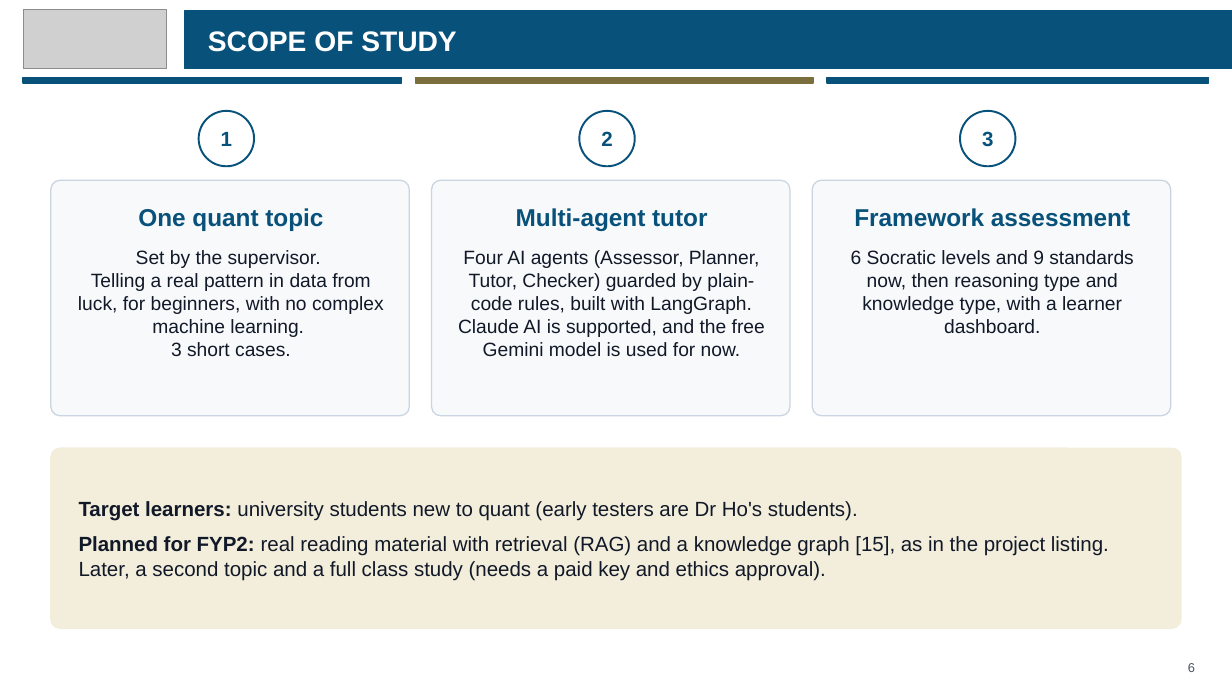
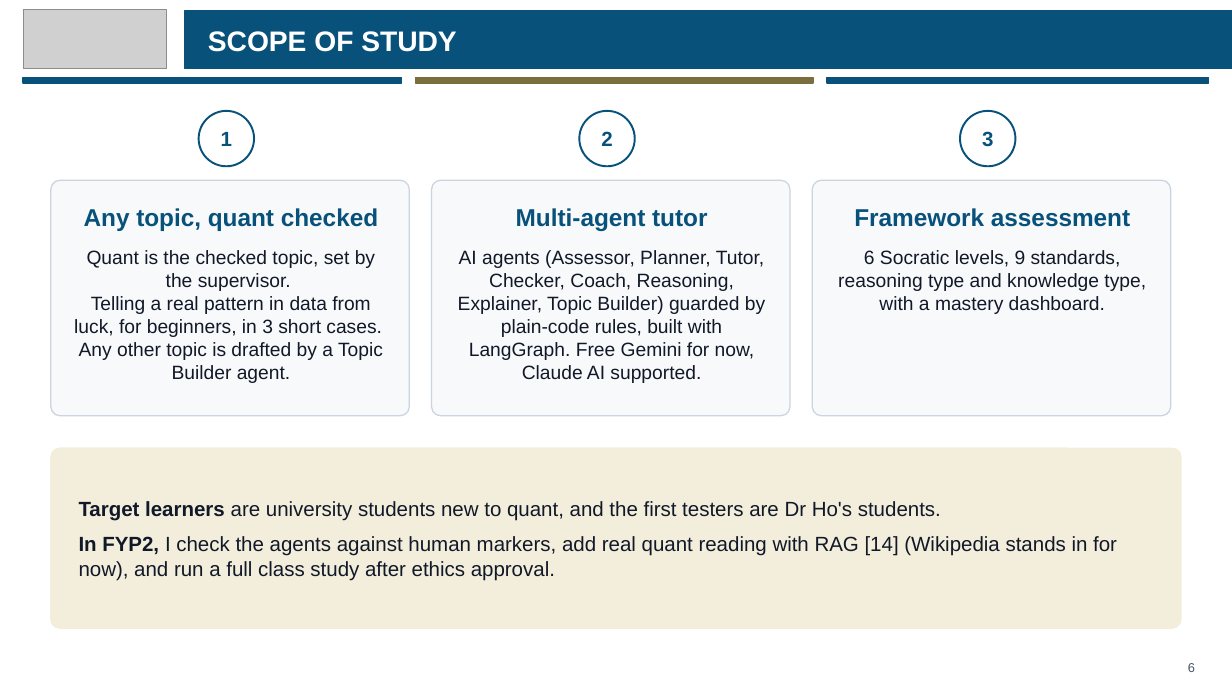
Before and after one commit to eusoffamir/Socratic-AI, a slide deck: slide 6 of docs/defence/Socratic AI Proposal Defence.pptx. Drawn at 1232x693 pixels with LibreOffice and Linux fonts; fonts in the diff are those of the drawing; grey boxes stand for pictures. Boxes give left, top, right and bottom in pixels: in the first picture for what was removed or moved away, otherwise in the second. Text is boxed around its words. In the diff, an @@ line names an element or a change of style, - is before the commit and + after.

```diff
--- a/docs/defence/Socratic AI Proposal Defence.pptx
+++ b/docs/defence/Socratic AI Proposal Defence.pptx
@@ text at [84, 208, 378, 231]: text changed @@
-One quant topic
+Any topic, quant checked
@@ text at [74, 250, 383, 383]: text changed @@
-Set by the supervisor.
-Telling a real pattern in data from luck, for beginners, with no complex machine learning.
-3 short cases.
+Quant is the checked topic, set by the supervisor.
+Telling a real pattern in data from luck, for beginners, in 3 short cases.
+Any other topic is drafted by a Topic Builder agent.
@@ text at [458, 250, 765, 383]: text changed @@
-Four AI agents (Assessor, Planner, Tutor, Checker) guarded by plain-code rules, built with LangGraph. Claude AI is supported, and the free Gemini model is used for now.
+AI agents (Assessor, Planner, Tutor, Checker, Coach, Reasoning, Explainer, Topic Builder) guarded by plain-code rules, built with LangGraph. Free Gemini for now, Claude AI supported.
@@ text at [838, 250, 1146, 314]: text changed @@
-6 Socratic levels and 9 standards now, then reasoning type and knowledge type, with a learner dashboard.
+6 Socratic levels, 9 standards, reasoning type and knowledge type, with a mastery dashboard.
@@ text at [79, 501, 1117, 581]: text changed @@
-Target learners: university students new to quant (early testers are Dr Ho's students).
-Planned for FYP2: real reading material with retrieval (RAG) and a knowledge graph [15], as in the project listing. Later, a second topic and a full class study (needs a paid key and ethics approval).
+Target learners are university students new to quant, and the first testers are Dr Ho's students.
+In FYP2, I check the agents against human markers, add real quant reading with RAG [14] (Wikipedia stands in for now), and run a full class study after ethics approval.
```
Also in this commit, not shown: 14 other slides changed, 1 slide removed, 8 other files.
